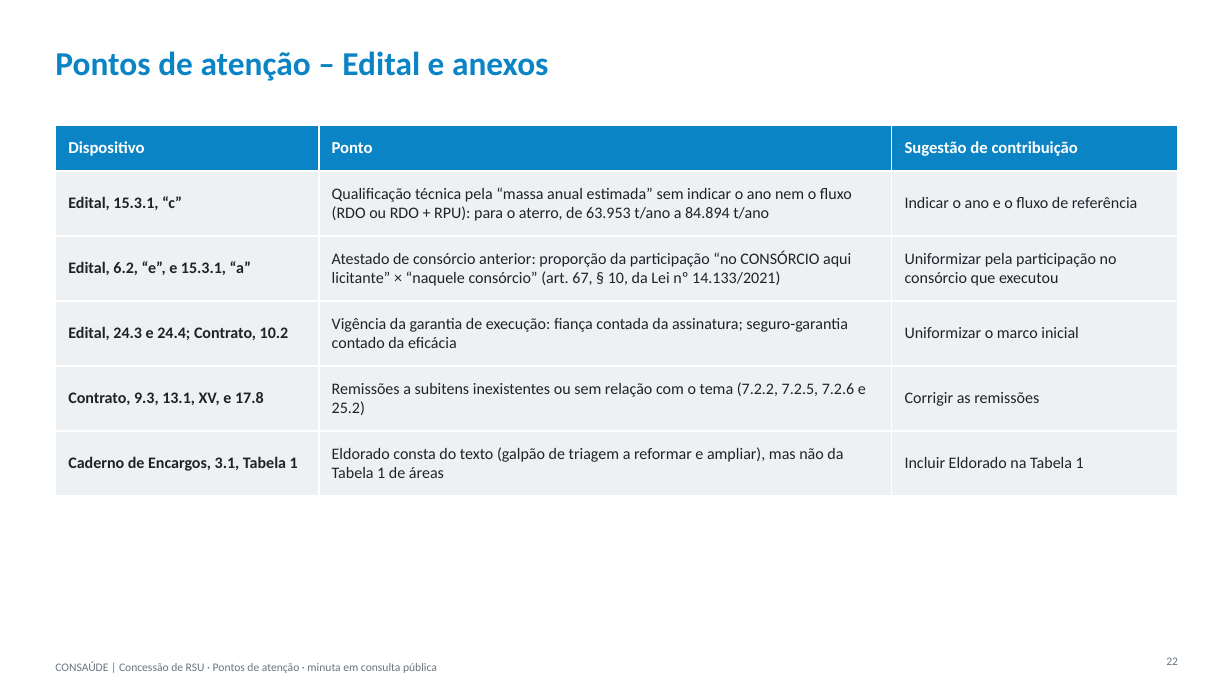
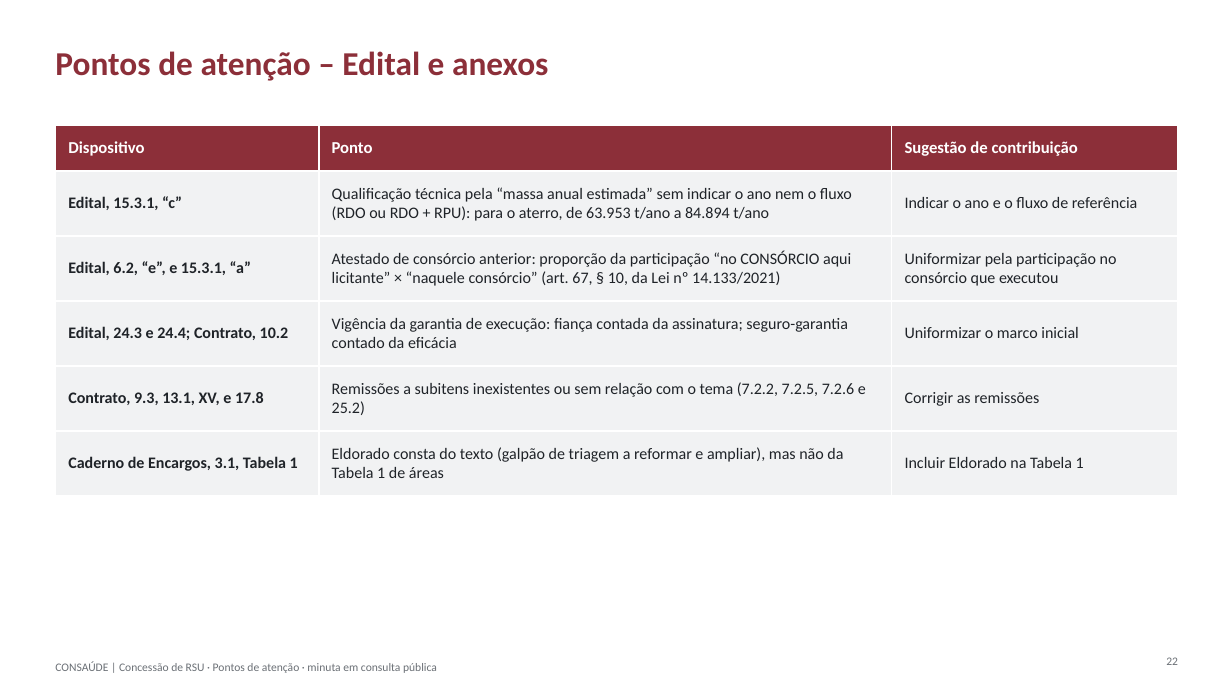
Before and after one commit to matheusdagostino-cyber/Solvi, a slide deck: slide 22 of concessoes/consaude-conc-2026/output/pontos-de-atencao-2026-10-08.pptx. Drawn at 1232x693 pixels with LibreOffice and Linux fonts; fonts in the diff are those of the drawing. Boxes give left, top, right and bottom in pixels: in the first picture for what was removed or moved away, otherwise in the second. Text is boxed around its words. In the diff, an @@ line names an element or a change of style, - is before the commit and + after.

```diff
--- a/concessoes/consaude-conc-2026/output/pontos-de-atencao-2026-10-08.pptx
+++ b/concessoes/consaude-conc-2026/output/pontos-de-atencao-2026-10-08.pptx
@@ title "Pontos de atenção – Edital ..." at (55,51,548,81): text colour #0B84C6 to #8C2F39 @@
@@ table at (55,125,1178,482) @@
@@ fill #0B84C6 to #8C2F39 in row 1 @@
@@ fill #EEF1F4 to #F1F2F3 in 15 cells @@
```
Also in this commit, not shown: 20 other slides changed, 1 other file.
